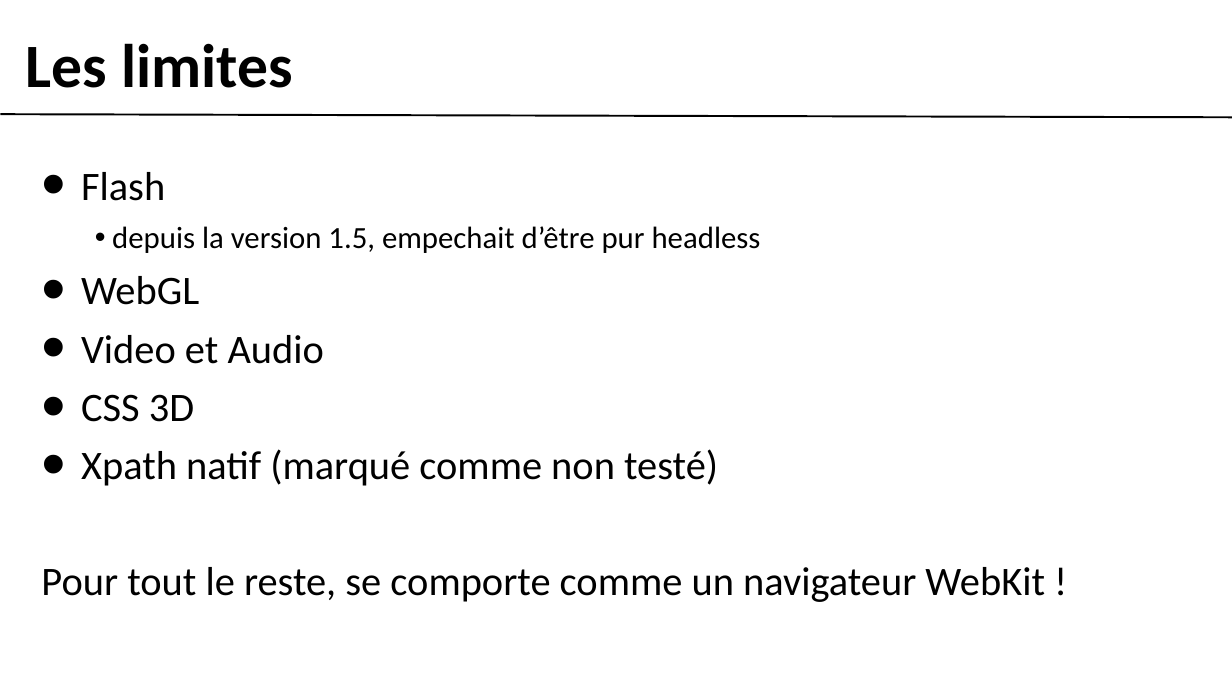
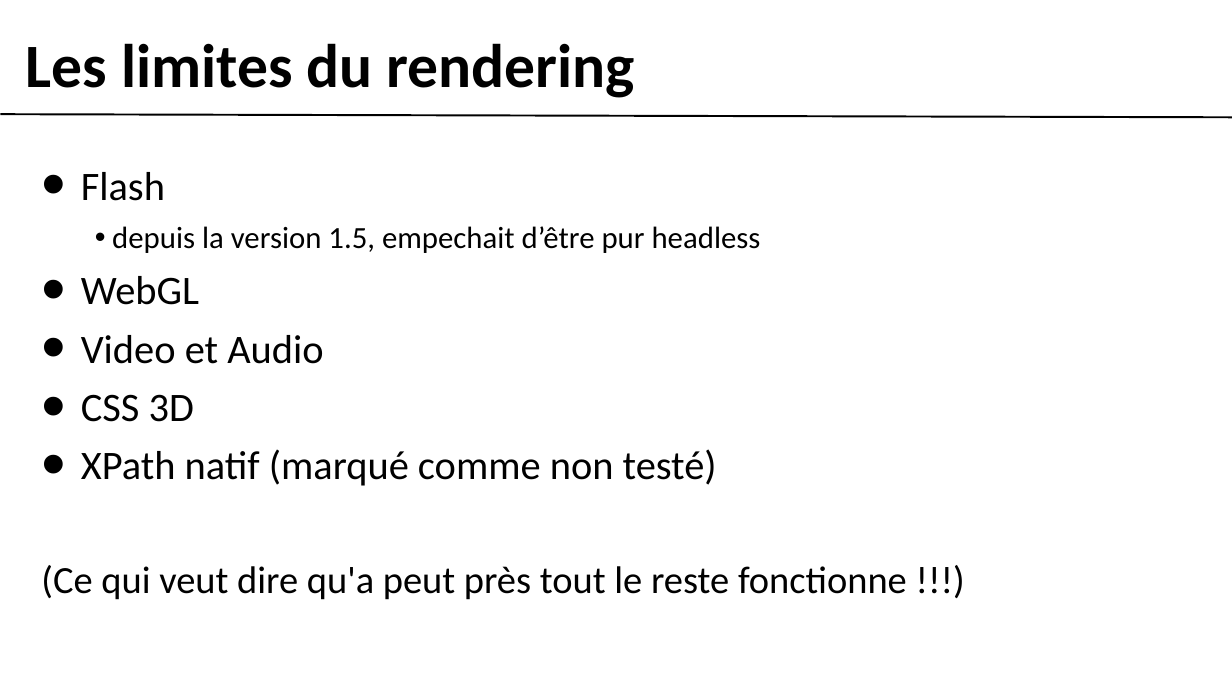
Before and after one commit to gobengo/devoxx-panorama-js-testing, a slide deck: slide 6 of doc/phantom_part.ppt (slide 5 before the commit). Drawn at 1232x693 pixels with LibreOffice and Linux fonts; fonts in the diff are those of the drawing; background and template pictures are left out. Boxes give left, top, right and bottom in pixels: in the first picture for what was removed or moved away, otherwise in the second. Text is boxed around its words. In the diff, an @@ line names an element or a change of style, - is before the commit and + after.

```diff
--- a/doc/phantom_part.ppt
+++ b/doc/phantom_part.ppt
@@ text at (26, 43, 635, 98): text changed @@
-Les limites
+Les limites du rendering
@@ text at (41, 449, 907, 600): text changed; size 42 to 40 pt @@
-• Xpath natif (marqué comme non testé)
-Pour tout le reste, se comporte comme un navigateur WebKit !
+• XPath natif (marqué comme non testé)
+(Ce qui veut dire qu'a peut près tout le reste fonctionne !!!)
```
Also in this commit, not shown: 3 other slides changed, 5 slides added, 3 slides removed, 1 other file.
